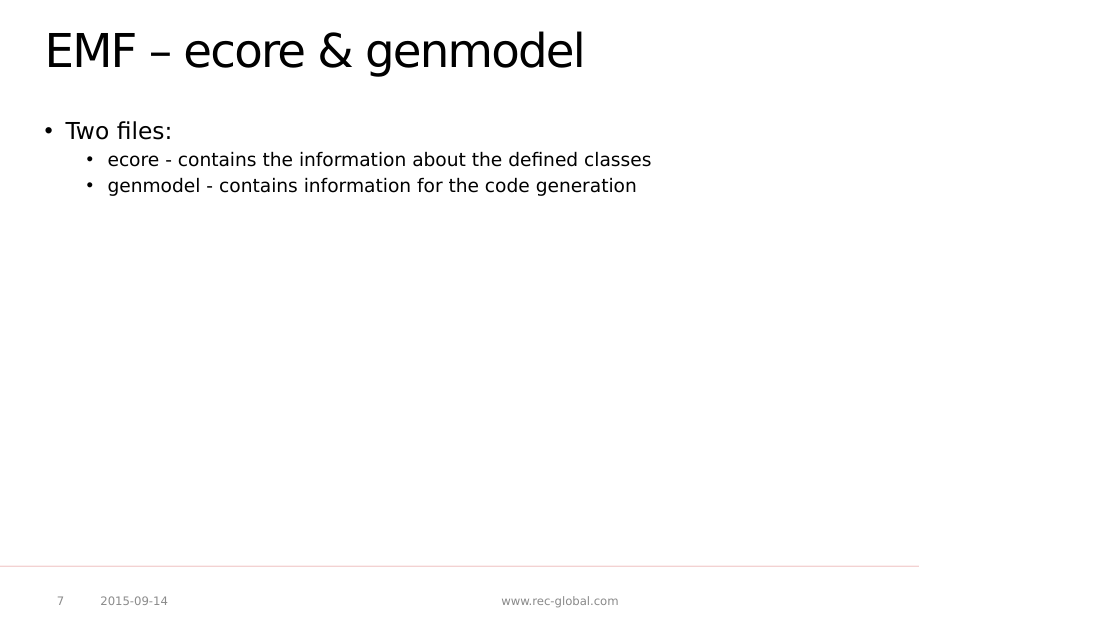
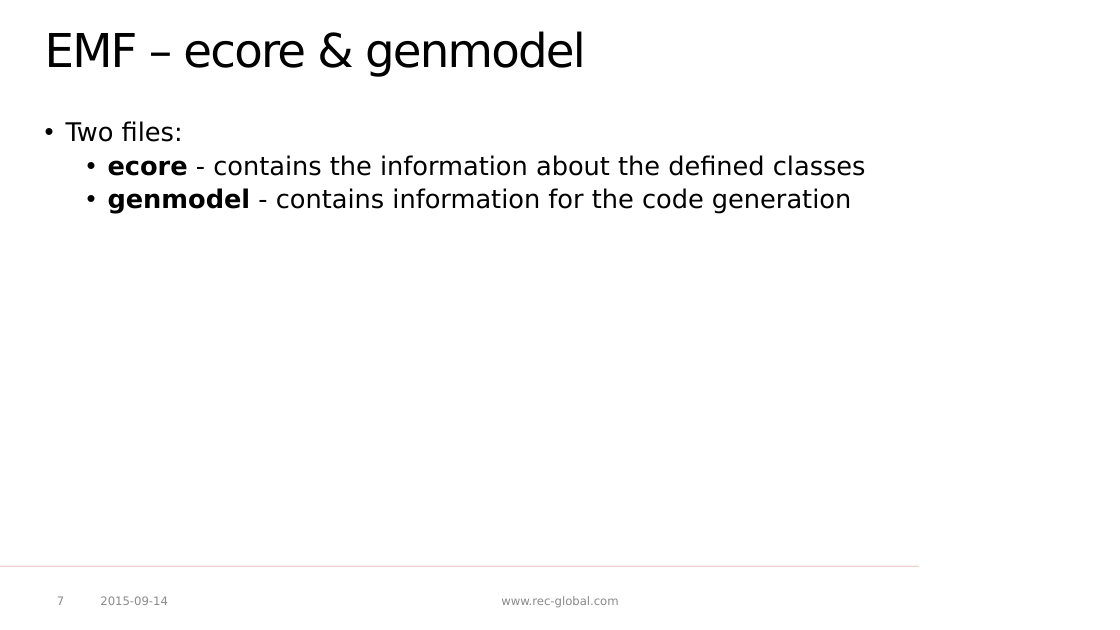
Before and after one commit to p-zalejko/jug_emf, a slide deck: slide 7 of JUG - EMF.pptx. Drawn at 1120x630 pixels with LibreOffice and Linux fonts; fonts in the diff are those of the drawing; background and template pictures are left out. Boxes give left, top, right and bottom in pixels: in the first picture for what was removed or moved away, otherwise in the second. Text is boxed around its words. In the diff, an @@ line names an element or a change of style, - is before the commit and + after.

```diff
--- a/JUG - EMF.pptx
+++ b/JUG - EMF.pptx
@@ text "Two files:" at (66, 121, 866, 214): size 20 to 22 pt in "Two files:"; size 16 to 22 pt; bold on in "ecore", "genmodel" @@
```
Also in this commit, not shown: 9 other slides changed, 1 other file.
